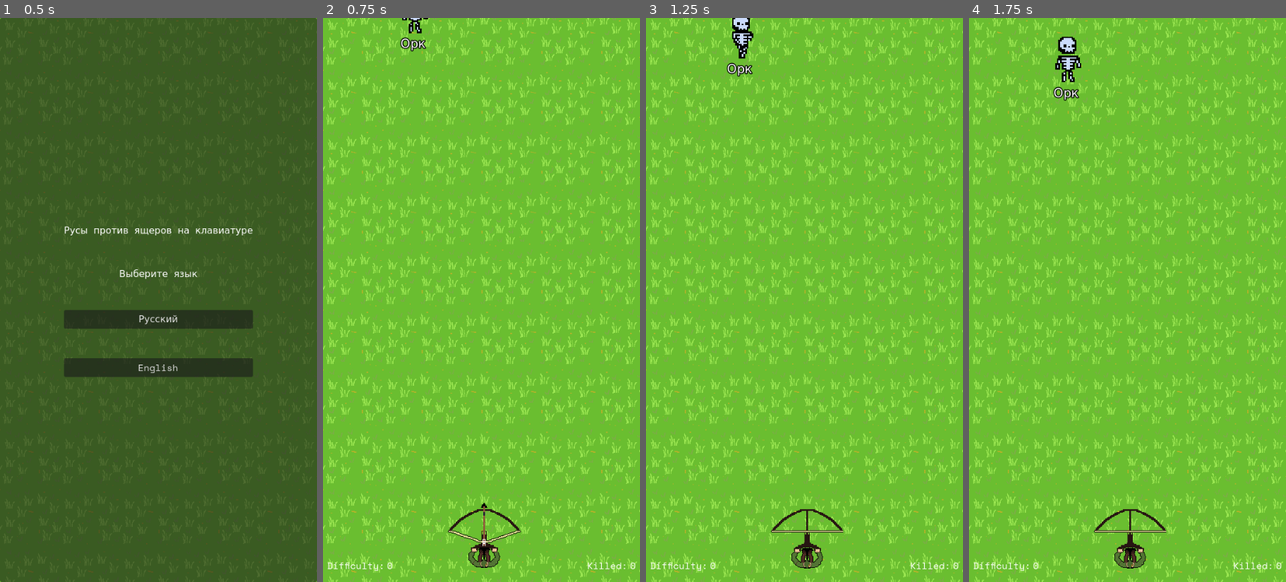
Above: before the commit, frames 1-4 (left to right).
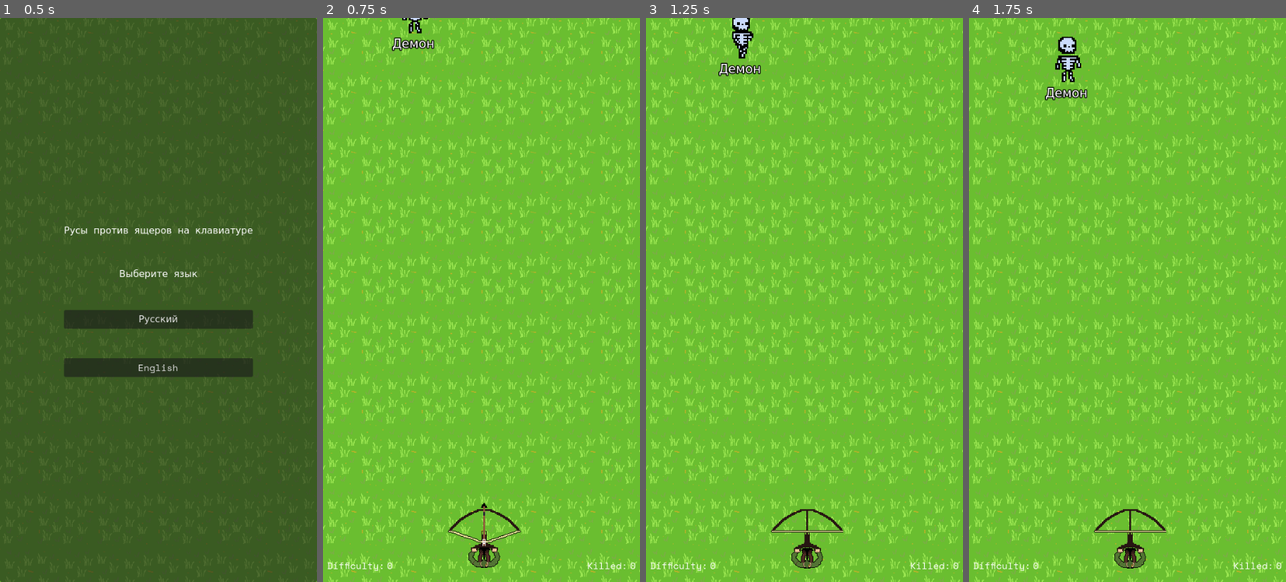
Above: after the commit, the same moments.

Repository: AshTrait0r/shootemup
Game: Godot game, scene res://Scenes/Main.tscn
Two runs of this game, one before a commit and one after it. Both use one fixed random seed, a clock stepped at 60 frames per second and the inputs below.
Inputs:
- Up to frame 1 (0.5 s): no input
- Up to frame 2 (0.75 s): click "Русский" at 0.5 s
- Up to frame 3 (1.25 s): no input
- Up to frame 4 (1.75 s): tap Enter (ui_accept) at 1.25, 1.52 s; hold Right (ui_right) from 1.28 s (still down)

Frame 1 is identical in both runs. In frame 2, 0.2% of the frame differs, in the area x 21-36%, y 3-7%; in frame 3, 0.2%, in the area x 22-37%, y 7-11%; in frame 4, 0.2%.

Commit message:
added summon animation for skele

Diff:
--- a/Scenes/Enemies/Skeleton.tscn
+++ b/Scenes/Enemies/Skeleton.tscn
@@ -98,7 +98,7 @@
 "speed": 10.0
 }]
 
-[node name="Enemy" instance=ExtResource("1_nq6p6")]
+[node name="Skeleton" instance=ExtResource("1_nq6p6")]
 script = ExtResource("2_8dsi2")
 
 [node name="AnimatedSprite2D" type="AnimatedSprite2D" parent="." index="2"]
@@ -107,3 +107,13 @@
 sprite_frames = SubResource("SpriteFrames_0p2xk")
 animation = &"death"
 autoplay = "default"
+
+[node name="DeathTimer" parent="." index="4"]
+wait_time = 1.0
+
+[node name="SummonedTimer" type="Timer" parent="." index="5"]
+wait_time = 0.8
+one_shot = true
+autostart = true
+
+[connection signal="timeout" from="SummonedTimer" to="." method="_on_summoned_timer_timeout"]
--- a/Scripts/Enemies/Necromancer.gd
+++ b/Scripts/Enemies/Necromancer.gd
@@ -22,6 +22,7 @@
 	enemy_instance.global_position = pos
 	enemy_container.add_child(enemy_instance)
 	enemy_instance.set_difficulty(difficulty)
+	enemy_instance.get_params(true)
 
 func get_params(NewSkeletonScene, new_enemy_container, new_difficulty):
 	SkeletonScene = NewSkeletonScene
@@ -29,4 +30,6 @@
 	difficulty = new_difficulty
 
 func _on_summon_timer_timeout():
+	if is_dead:
+		return
 	spawn_skeletons()
--- a/Scripts/Enemies/Skeleton.gd
+++ b/Scripts/Enemies/Skeleton.gd
@@ -1,5 +1,21 @@
 extends Enemy
+
+var is_summoned: bool
 
 func _ready():
 	starting_health = randi_range(3,6)
 	super._ready()
+
+func _physics_process(_delta: float = 0) -> void:
+	if is_summoned:
+		velocity = Vector2.ZERO
+		sprite.play_backwards("death")
+		return
+	super._physics_process()
+
+func _on_summoned_timer_timeout():
+	is_summoned = false
+	sprite.play("default")
+
+func get_params(param_is_summoned):
+	is_summoned = param_is_summoned
